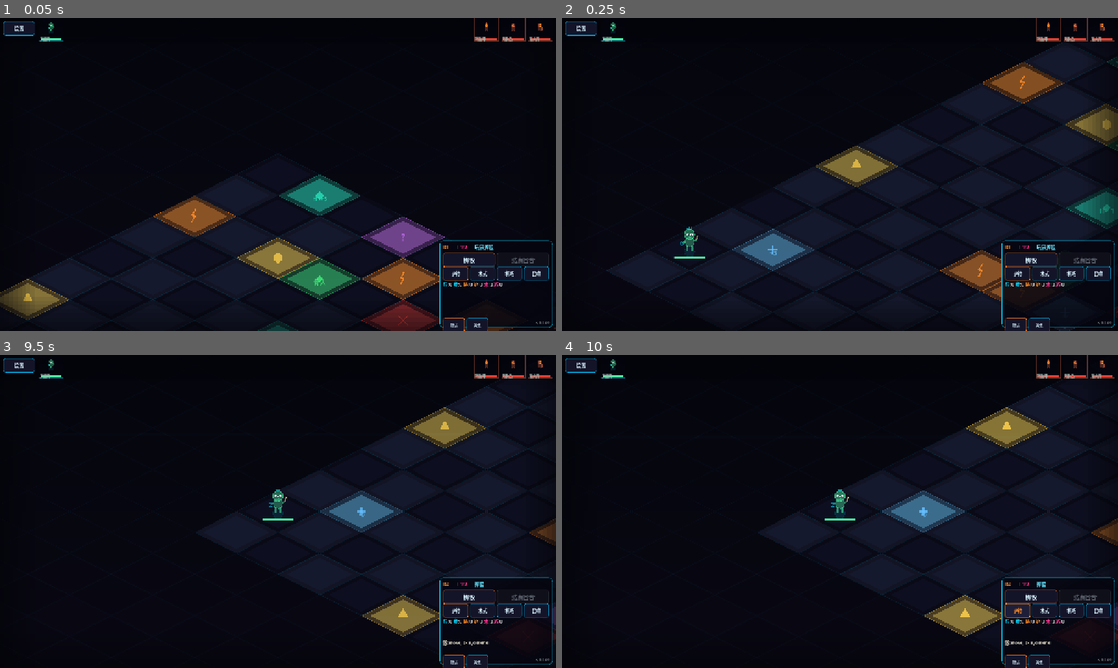
Above: before the commit, frames 1-4 (two rows, left to right).
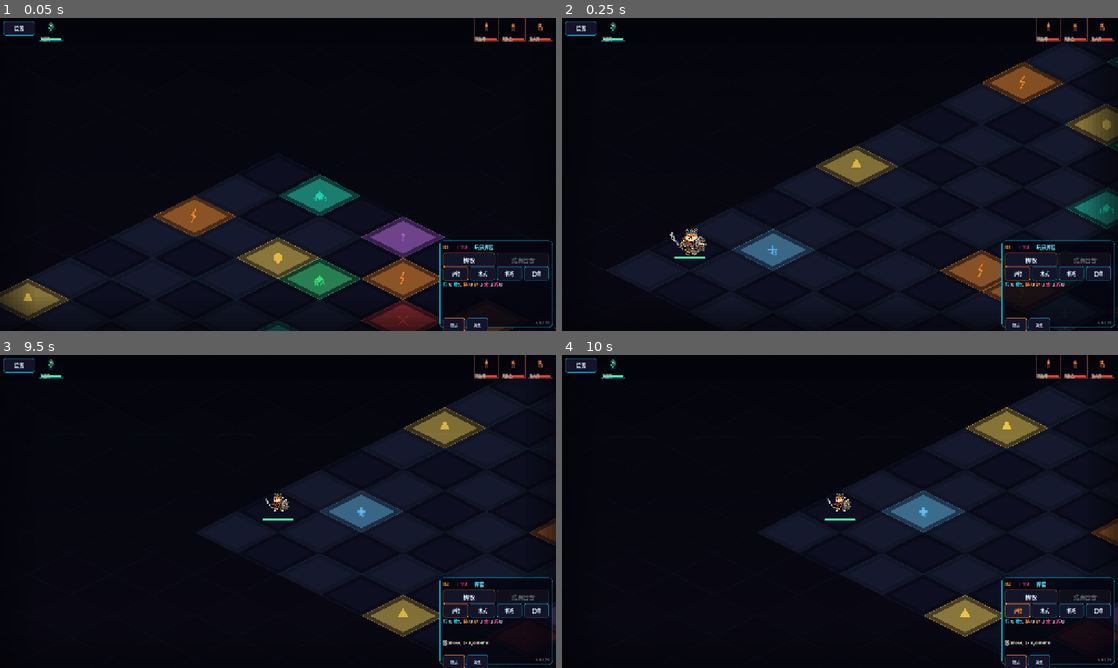
Above: after the commit, the same moments.

Repository: 9G420/CyberTao8
Game: Godot game, scene res://Scenes/Main.tscn
The game is run twice, just before and just after one commit, with the same random seed, the same clock (stepped at 60 frames per second) and the same inputs.
Inputs:
- Up to frame 1 (0.05 s): no input
- Up to frame 2 (0.25 s): no input
- Up to frame 3 (9.5 s): click "掷骰" at 0.5 s; click "结束回合" at 1.25 s; click "护持" at 2 s; click "术式" at 2.75 s; click "机巧" at 3.5 s; click "召唤" at 4.25 s; click "测试" at 5 s; click "牌组" at 5.75 s; click "设置" at 6.5 s; click "结束回合" at 7.25 s; click "逃跑（-1 HP）" at 8 s; click "掷骰" at 8.75 s
- Up to frame 4 (10 s): click "护持" at 9.5 s

The runs differ from the first frame. In frame 1, less than 0.1% of the frame differs, in the area x 98-99%, y 96-98%; in frame 2, 0.3%, in the area x 19-99%, y 66-98%; in frame 3, 0.2%; in frame 4, 0.2%.

Commit message:
feat: v0.1.70 玩家角色精灵动画（4方向 spritesheet 集成）
- 新增 PlayerSpriteAnimator.gd：管理4方向行走spritesheet帧切换
- BoardView：玩家单位使用精灵渲染替代程序化绘制
- 移动时自动检测方向并播放对应spritesheet动画
- 静止时显示当前朝向第一帧

Diff:
--- a/CyberTao_Dice_Beast_Protocol/Project/Scripts/UI/BoardView.gd
+++ b/CyberTao_Dice_Beast_Protocol/Project/Scripts/UI/BoardView.gd
@@ -52,6 +52,9 @@
 var _move_anim_t: float = 1.0
 var _move_tween: Tween = null
 signal move_anim_done
+
+# v0.1.70：精灵动画
+var _sprite_animator = null  # PlayerSpriteAnimator
 
 # Animation pulse (20fps refresh via Timer)
 var _anim_timer: Timer = null
@@ -77,8 +80,13 @@
 	_anim_timer.autostart = true
 	_anim_timer.timeout.connect(_on_anim_tick)
 	add_child(_anim_timer)
+	# v0.1.70：初始化精灵动画器
+	_sprite_animator = PlayerSpriteAnimator.new()
 
 func _on_anim_tick() -> void:
+	# v0.1.70：精灵动画帧推进
+	if _sprite_animator:
+		_sprite_animator.tick()
 	# 平滑插值相机位置（v0.1.62）
 	if not _drag_active:
 		var target: Vector2 = _iso_origin_target + _drag_offset
@@ -295,6 +303,10 @@
 	_move_anim_from_cell = from_cell
 	_move_anim_to_cell = to_cell
 	_move_anim_t = 0.0
+	# v0.1.70：精灵动画方向 + 开始播放
+	if _sprite_animator and _sprite_animator.is_loaded():
+		_sprite_animator.set_direction(PlayerSpriteAnimator.direction_from_cells(from_cell, to_cell))
+		_sprite_animator.set_animating(true)
 	_move_tween = create_tween()
 	_move_tween.tween_method(_set_move_anim_t, 0.0, 1.0, duration)
 	_move_tween.tween_callback(_on_move_step_finished)
@@ -306,6 +318,9 @@
 func _on_move_step_finished() -> void:
 	_move_anim_unit = ""
 	_move_anim_t = 1.0
+	# v0.1.70：停止精灵动画
+	if _sprite_animator:
+		_sprite_animator.set_animating(false)
 	queue_redraw()
 	emit_signal("move_anim_done")
 
@@ -423,9 +438,38 @@
 			center = from_pos.lerp(to_pos, _move_anim_t)
 		else:
 			center = _iso_cell_center(cell)
-		UnitRenderer.draw_full_unit_iso(self, center, unit, is_sel, pulse, idle_y, font)
+		# v0.1.70：玩家单位使用精灵渲染
+		var is_player: bool = String(unit.get("owner", "")) == "player"
+		if is_player and _sprite_animator and _sprite_animator.is_loaded():
+			_draw_player_sprite(center, unit, is_sel, pulse, idle_y)
+		else:
+			UnitRenderer.draw_full_unit_iso(self, center, unit, is_sel, pulse, idle_y, font)
 		if board_manager:
 			UnitRenderer.draw_affinity_star_iso(self, center, unit, board_manager, cell, font)
+
+# v0.1.70：精灵渲染玩家角色（替代程序化绘制）
+func _draw_player_sprite(center: Vector2, unit: Dictionary, is_selected: bool, pulse: float, idle_y: float) -> void:
+	var tex: Texture2D = _sprite_animator.get_texture()
+	if tex == null:
+		return
+	var src_rect: Rect2 = _sprite_animator.get_source_rect()
+	# 渲染大小：约 80px 高（缩放前），与程序化单位大小匹配
+	var render_h: float = 80.0 * _zoom
+	var aspect: float = src_rect.size.x / src_rect.size.y if src_rect.size.y > 0.0 else 1.0
+	var render_w: float = render_h * aspect
+	var cy: float = center.y - 20.0 + idle_y
+	var dest_rect: Rect2 = Rect2(center.x - render_w * 0.5, cy - render_h * 0.5, render_w, render_h)
+	draw_texture_rect_region(tex, dest_rect, src_rect)
+	# HP 条
+	var hp: int = int(unit.get("hp", 1))
+	var max_hp: int = int(unit.get("max_hp", 1))
+	var hp_ratio: float = float(hp) / float(max_hp) if max_hp > 0 else 1.0
+	UnitRenderer._draw_hp_bar(self, Vector2(center.x - 36.0, center.y + 16.0), 72.0, hp_ratio, true)
+	# 选中效果
+	if is_selected:
+		var col: Color = CyberStyle.NEON_GOLD
+		var a: float = 0.5 + pulse * 0.4
+		draw_arc(Vector2(center.x, cy), 30.0, 0, TAU, 16, Color(col.r, col.g, col.b, a), 2.5)
 
 # Layer 5: 攻击闪光（菱形）
 func _draw_attack_flash() -> void:
--- a/CyberTao_Dice_Beast_Protocol/Project/Scripts/UI/DiceDebugPanel.gd
+++ b/CyberTao_Dice_Beast_Protocol/Project/Scripts/UI/DiceDebugPanel.gd
@@ -253,7 +253,7 @@
 
 	# 版本标记
 	var ver_label := Label.new()
-	ver_label.text = "v0.1.69"
+	ver_label.text = "v0.1.70"
 	ver_label.position = Vector2(200, 182)
 	ver_label.size = Vector2(52, 14)
 	ver_label.horizontal_alignment = HORIZONTAL_ALIGNMENT_RIGHT
--- /dev/null
+++ b/CyberTao_Dice_Beast_Protocol/Project/Scripts/UI/PlayerSpriteAnimator.gd
@@ -0,0 +1,76 @@
+extends RefCounted
+class_name PlayerSpriteAnimator
+
+## 玩家角色精灵动画器（v0.1.70）
+## 管理4方向行走 spritesheet 帧切换
+## 每张 spritesheet 为 4x4 网格，共 15 帧（最后一格为空）
+
+const COLUMNS: int = 4
+const TOTAL_FRAMES: int = 15
+
+var _textures: Dictionary = {}
+var _frame_sizes: Dictionary = {}
+var _current_frame: int = 0
+var _current_dir: String = "down"
+var _is_animating: bool = false
+var _tick_count: int = 0
+var _loaded: bool = false
+
+func _init() -> void:
+	var paths: Dictionary = {
+		"up": "res://Assets/Tiles/刀盾向上走.png",
+		"down": "res://Assets/Tiles/刀盾向下走.png",
+		"left": "res://Assets/Tiles/刀盾向左走.png",
+		"right": "res://Assets/Tiles/刀盾向右走.png",
+	}
+	for dir in paths.keys():
+		var tex = load(paths[dir])
+		if tex != null:
+			_textures[dir] = tex
+			var fw: float = float(tex.get_width()) / float(COLUMNS)
+			var fh: float = float(tex.get_height()) / float(COLUMNS)
+			_frame_sizes[dir] = Vector2(fw, fh)
+	_loaded = _textures.size() == 4
+
+func is_loaded() -> bool:
+	return _loaded
+
+func set_direction(dir: String) -> void:
+	if dir != _current_dir:
+		_current_dir = dir
+		_current_frame = 0
+		_tick_count = 0
+
+func set_animating(val: bool) -> void:
+	if _is_animating != val:
+		_is_animating = val
+		if not val:
+			_current_frame = 0
+			_tick_count = 0
+
+## 每次 BoardView._on_anim_tick() 调用一次（50ms 间隔）
+func tick() -> void:
+	if not _is_animating:
+		return
+	_tick_count += 1
+	if _tick_count >= 2:  # 每 2 tick 切帧 → 100ms/帧 → 10fps
+		_tick_count = 0
+		_current_frame = (_current_frame + 1) % TOTAL_FRAMES
+
+func get_texture() -> Texture2D:
+	return _textures.get(_current_dir, null)
+
+func get_source_rect() -> Rect2:
+	var fs: Vector2 = _frame_sizes.get(_current_dir, Vector2(758, 649))
+	var col: int = _current_frame % COLUMNS
+	var row: int = _current_frame / COLUMNS
+	return Rect2(float(col) * fs.x, float(row) * fs.y, fs.x, fs.y)
+
+## 根据移动起终格计算朝向
+static func direction_from_cells(from_cell: Vector2i, to_cell: Vector2i) -> String:
+	var dx: int = to_cell.x - from_cell.x
+	var dy: int = to_cell.y - from_cell.y
+	if abs(dx) >= abs(dy):
+		return "right" if dx > 0 else "left"
+	else:
+		return "down" if dy > 0 else "up"
Not shown, changed: CyberTao_Dice_Beast_Protocol/Logs/AI_Employee_Guide_v3.md
Not shown, changed: CyberTao_Dice_Beast_Protocol/Logs/Mulerun_Work_Report.md
Not shown, changed: CyberTao_Dice_Beast_Protocol/Logs/changelog_v0.1.md
